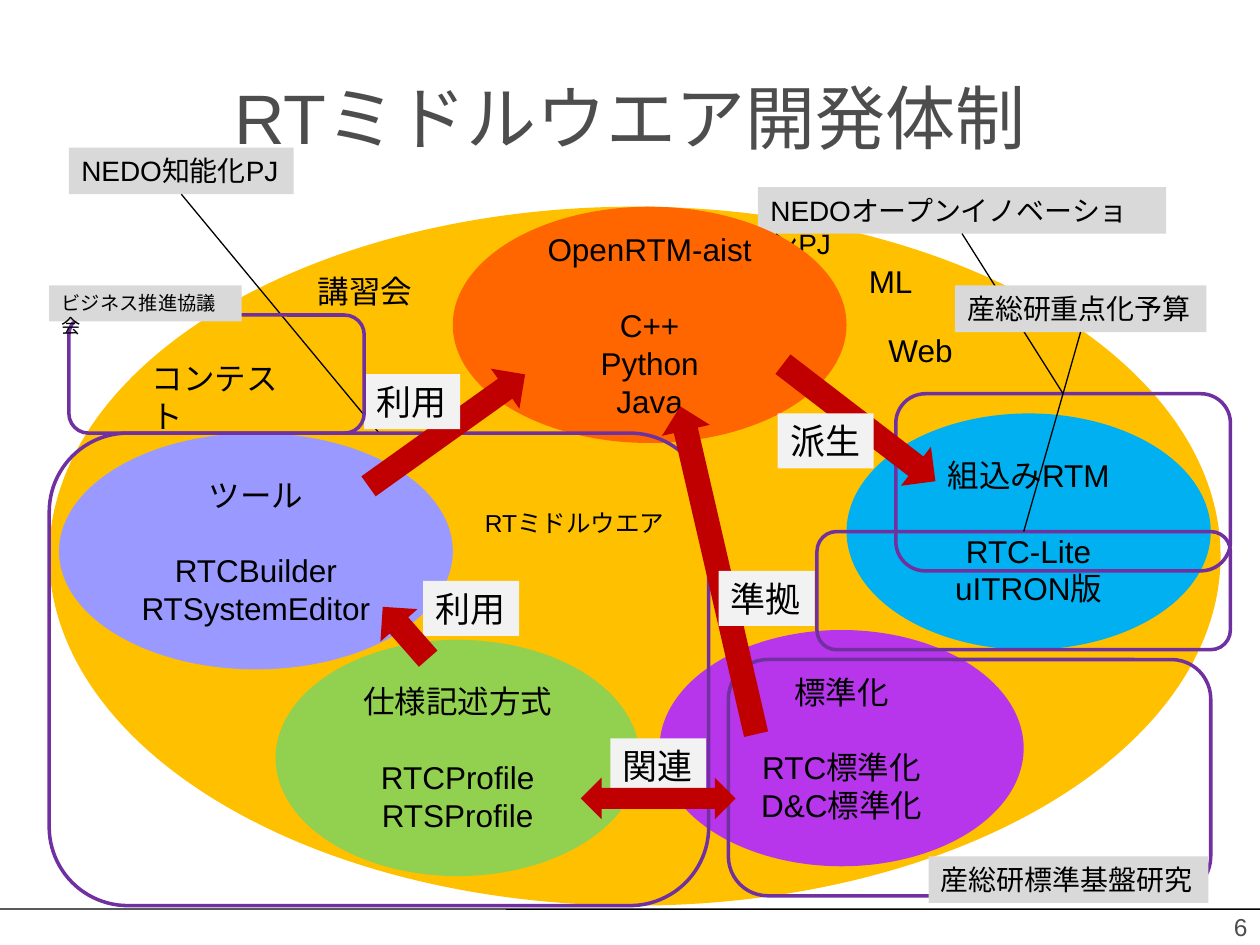
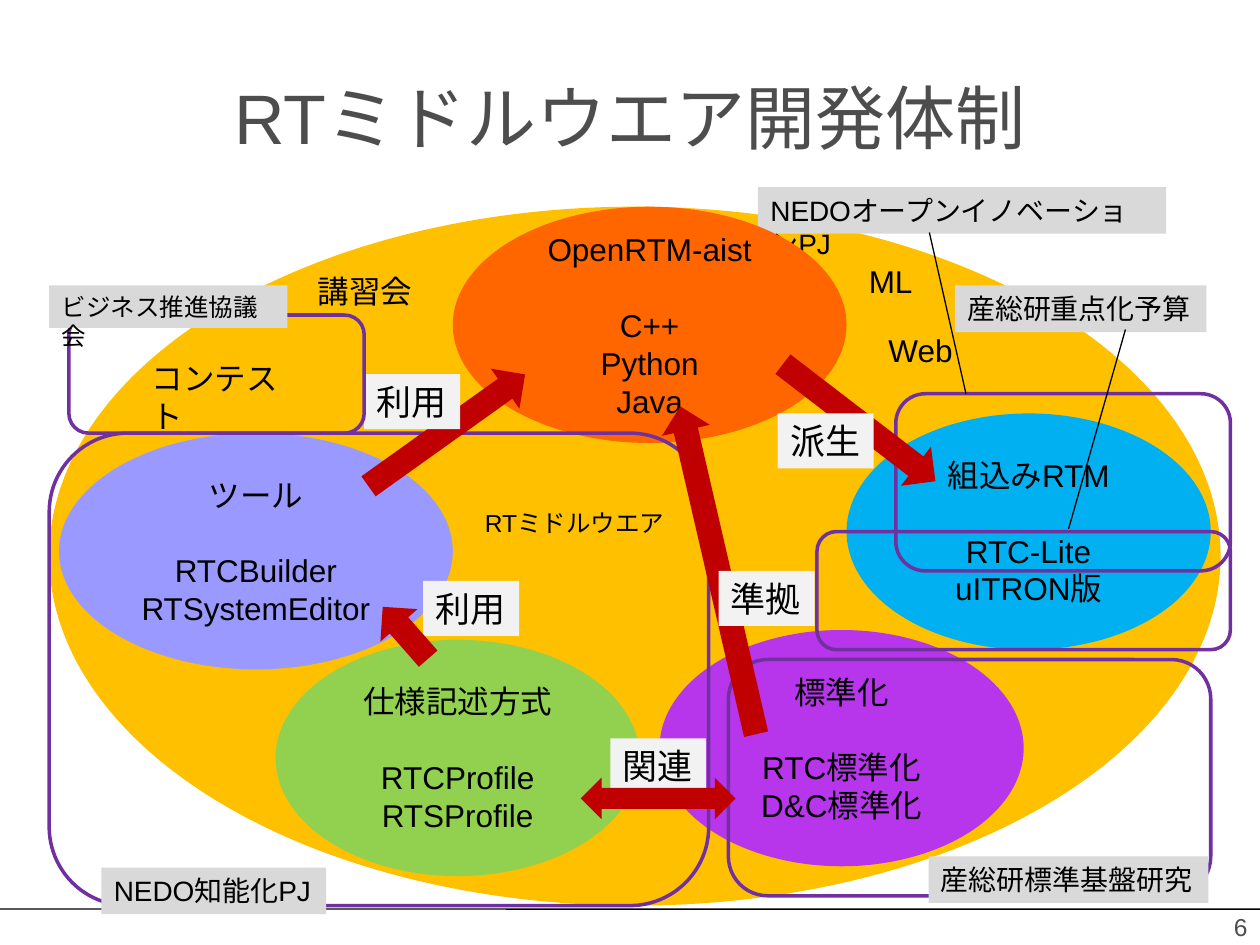
Before and after one commit to kkunita/openrtm.org, a slide deck: slide 6 of Documents/00_AboutOpenRTM/07_ResearchAndDevel/figs/Research_Development.pptx. Drawn at 1260x945 pixels with LibreOffice and Linux fonts; fonts in the diff are those of the drawing; background and template pictures are left out. Boxes give left, top, right and bottom in pixels: in the first picture for what was removed or moved away, otherwise in the second. Text is boxed around its words. In the diff, an @@ line names an element or a change of style, - is before the commit and + after.

```diff
--- a/Documents/00_AboutOpenRTM/07_ResearchAndDevel/figs/Research_Development.pptx
+++ b/Documents/00_AboutOpenRTM/07_ResearchAndDevel/figs/Research_Development.pptx
@@ line removed from (181, 194) to (379, 433) @@
@@ line moved from (963, 233) - (1063, 393) to (930, 233) - (966, 394) @@
@@ rectangle "ビジネス推進協議会": place and size @@
-rectangle "ビジネス推進協議会" at <box>49,286,242,323</box>
+rectangle "ビジネス推進協議会" at <box>49,286,287,329</box>
@@ rectangle "ビジネス推進協議会" at <box>49,286,287,329</box>: size 11 to 14 pt @@
@@ line moved from (1081, 333) - (1023, 532) to (1125, 329) - (1068, 529) @@
@@ rectangle "NEDO知能化PJ": place and size @@
-rectangle "NEDO知能化PJ" at <box>69,147,294,194</box>
+rectangle "NEDO知能化PJ" at <box>101,868,325,915</box>
```
Also in this commit, not shown: 3 other slides changed, 4 other files.
